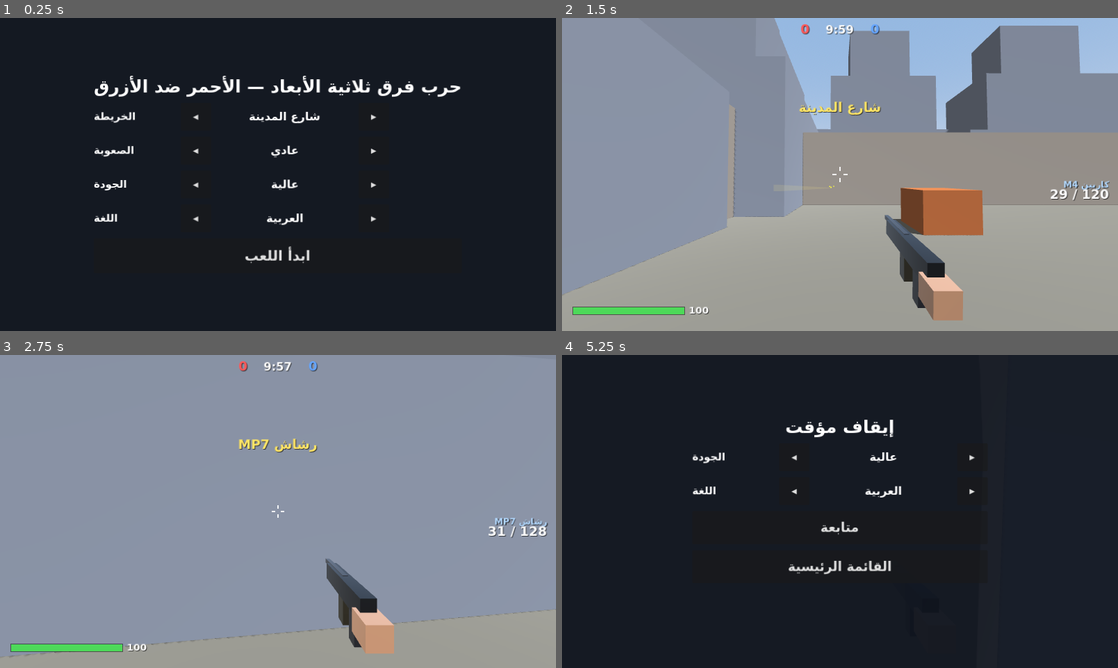
Above: before the commit, frames 1-4 (two rows, left to right).
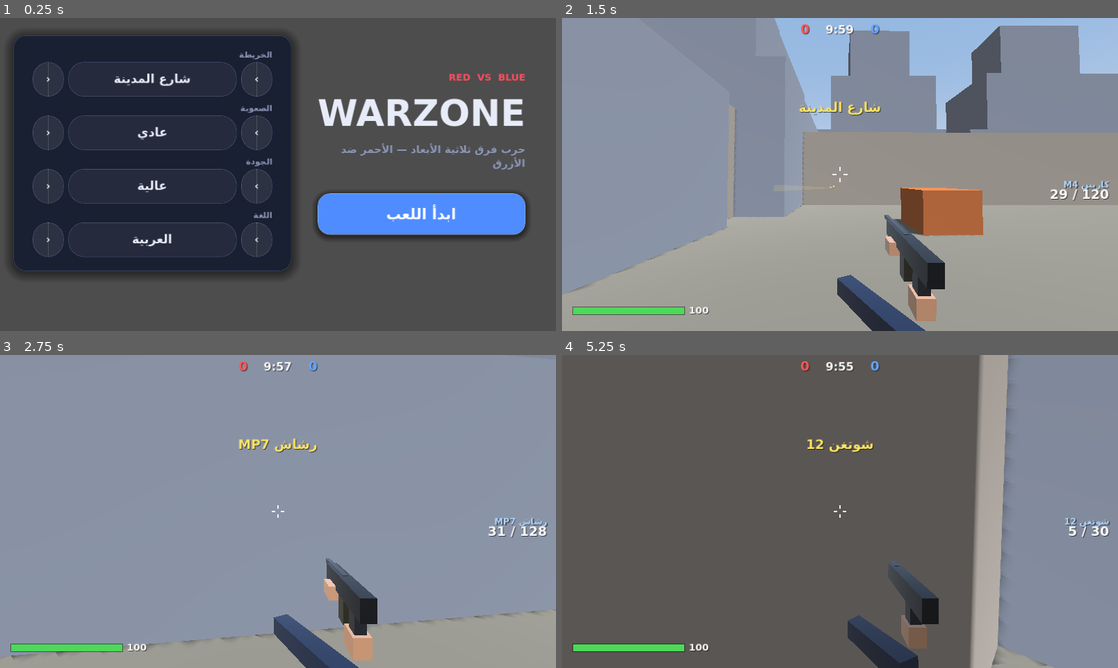
Above: after the commit, the same moments.

Repository: 20091211mn/war
Game: Godot game, scene res://scenes/Main.tscn
Two runs of this game, one before a commit and one after it. Both use one fixed random seed, a clock stepped at 60 frames per second and the inputs below.
Inputs (mouse positions are in pixels of both pictures, inside the frame that each line leads up to):
- Up to frame 1 (0.25 s): no input
- Up to frame 2 (1.5 s): click "ابدأ اللعب" at 0.5 s; tap Enter at 1.25 s; move the mouse to (962, 158) at 1.27 s; hold D from 1.28 s (still down); tap R at 1.35 s; click (962, 158) at 1.42 s
- Up to frame 3 (2.75 s): tap Space at 1.52, 2.27 s; move the mouse to (250, 511) at 2.02 s; release D at 2.03 s; hold W from 2.03 s (still down); tap Q at 2.1 s; click (250, 511) at 2.17 s
- Up to frame 4 (5.25 s): move the mouse to (851, 505) at 2.77 s; tap Shift at 2.85 s; click (851, 505) at 2.92 s; move the mouse to (834, 517) at 3.52 s; tap R at 3.6 s; click (834, 517) at 3.67 s; tap Space at 3.77, 4.52 s; move the mouse to (878, 514) at 4.27 s; tap Q at 4.35 s; click (878, 514) at 4.42 s; tap Escape at 4.9 s; release W at 5 s; click (984, 545) at 5 s, where only the run after the commit has a clickable "متابعة"

The runs differ from the first frame. In frame 1, 80% of the frame differs, in the area x 0-100%, y 0-100%; in frame 2, 2.9%; in frame 3, 2.5%; in frame 4, 99%.

Commit message:
Godot: modern UI theme, press-mode buttons, viewmodel arms/sway/reload/draw/flash, mobile perf defaults
Co-Authored-By: Claude Sonnet 5.5 <noreply@anthropic.com>
Claude-Session: https://claude.ai/code/session_01NZidn757sG3Ws4ow1mscpJ

Diff:
--- a/godot/scripts/Main.gd
+++ b/godot/scripts/Main.gd
@@ -23,6 +23,7 @@
 var time := 0.0
 var show_touch := false
 var ui: CanvasLayer
+var ui_root: Control
 var menu_root: Control
 var pause_root: Control
 var over_label: Label
@@ -31,13 +32,16 @@
 var selftest := false
 var test_frames := 0
 var shot_path := ""
+var menu_shot := ""
+var _mf := 0
 
 func _ready() -> void:
 	var f := FileAccess.open("res://data/game.json", FileAccess.READ)
 	data = JSON.parse_string(f.get_as_text())
 	maps = data["maps"]; weapons = data["weapons"]
 	_make_sfx()
-	ui = CanvasLayer.new(); ui.layer = 10; add_child(ui)
+	ui = CanvasLayer.new(); ui.layer = 10; ui.process_mode = Node.PROCESS_MODE_ALWAYS; add_child(ui)
+	ui_root = Control.new(); ui_root.theme = UiTheme.make(); ui_root.mouse_filter = Control.MOUSE_FILTER_IGNORE; ui.add_child(ui_root)
 	hud = Hud.new(); hud.game = self; ui.add_child(hud)
 	Settings.changed.connect(_on_settings)
 	_build_menu(); _build_pause()
@@ -46,6 +50,7 @@
 	selftest = "--selftest" in args
 	for a in args:
 		if a.begins_with("--shot="): shot_path = a.substr(7)
+		if a.begins_with("--menushot="): menu_shot = a.substr(11)
 		if a.begins_with("--quality="): Settings.quality = int(a.substr(10))
 		if a.begins_with("--lang="): Settings.lang = int(a.substr(7))
 		if a.begins_with("--map="): map_idx = int(a.substr(6))
@@ -79,63 +84,99 @@
 	var p := AudioStreamPlayer3D.new(); p.stream = sfx[name]; p.unit_size = 14.0; p.max_distance = 140.0; add_child(p); p.global_position = pos; p.play()
 	p.finished.connect(p.queue_free)
 
-# ---------------------------------------------------------------- القوائم
-func _cycler(parent: Control, label_ar: String, get_text: Callable, step: Callable) -> Dictionary:
-	var row := HBoxContainer.new(); row.add_theme_constant_override("separation", 10); parent.add_child(row)
-	var lab := Label.new(); lab.custom_minimum_size = Vector2(190, 0); lab.add_theme_font_size_override("font_size", 24); row.add_child(lab)
-	var lb := Button.new(); lb.text = "◀"; lb.custom_minimum_size = Vector2(70, 64); row.add_child(lb)
-	var val := Label.new(); val.custom_minimum_size = Vector2(320, 0); val.horizontal_alignment = HORIZONTAL_ALIGNMENT_CENTER; val.vertical_alignment = VERTICAL_ALIGNMENT_CENTER; val.add_theme_font_size_override("font_size", 26); row.add_child(val)
-	var rb := Button.new(); rb.text = "▶"; rb.custom_minimum_size = Vector2(70, 64); row.add_child(rb)
+# ---------------------------------------------------------------- القوائم (واجهة حديثة)
+var _rows: Array = []
+var _title: Label
+var _sub: Label
+var _start_btn: Button
+var _res_btn: Button
+var _menu_btn: Button
+var _pause_title: Label
+
+func _card(parent: Control, min_w := 0.0) -> VBoxContainer:
+	var pc := PanelContainer.new(); pc.add_theme_stylebox_override("panel", UiTheme.flat(UiTheme.CARD, 28, UiTheme.BORDER, 1, 24)); pc.custom_minimum_size = Vector2(min_w, 0)
+	parent.add_child(pc)
+	var m := MarginContainer.new(); m.add_theme_constant_override("margin_left", 26); m.add_theme_constant_override("margin_right", 26); m.add_theme_constant_override("margin_top", 22); m.add_theme_constant_override("margin_bottom", 22); pc.add_child(m)
+	var vb := VBoxContainer.new(); vb.add_theme_constant_override("separation", 14); m.add_child(vb); return vb
+
+func _chev(txt: String) -> Button:
+	var b := Button.new(); b.text = txt; b.custom_minimum_size = Vector2(72, 72); UiTheme.juicy(b)
+	b.add_theme_stylebox_override("normal", UiTheme.flat(Color(1, 1, 1, 0.08), 36, UiTheme.BORDER, 1)); b.add_theme_stylebox_override("hover", UiTheme.flat(Color(1, 1, 1, 0.16), 36, UiTheme.ACCENT, 1)); b.add_theme_stylebox_override("pressed", UiTheme.flat(UiTheme.ACCENT, 36))
+	return b
+
+func _cycler(parent: Control, label_ar: String, get_text: Callable, step: Callable) -> void:
+	var box := VBoxContainer.new(); box.add_theme_constant_override("separation", 4); parent.add_child(box)
+	var lab := Label.new(); lab.add_theme_font_size_override("font_size", 19); lab.add_theme_color_override("font_color", UiTheme.MUTED); box.add_child(lab)
+	var row := HBoxContainer.new(); row.add_theme_constant_override("separation", 10); box.add_child(row)
+	var lb := _chev("‹"); row.add_child(lb)
+	var pc := PanelContainer.new(); pc.size_flags_horizontal = Control.SIZE_EXPAND_FILL; pc.add_theme_stylebox_override("panel", UiTheme.flat(Color(1, 1, 1, 0.05), 36, UiTheme.BORDER, 1)); row.add_child(pc)
+	var val := Label.new(); val.horizontal_alignment = HORIZONTAL_ALIGNMENT_CENTER; val.vertical_alignment = VERTICAL_ALIGNMENT_CENTER; val.add_theme_font_size_override("font_size", 28); val.custom_minimum_size = Vector2(0, 60); pc.add_child(val)
+	var rb := _chev("›"); row.add_child(rb)
 	lb.pressed.connect(func(): step.call(-1); _refresh())
 	rb.pressed.connect(func(): step.call(1); _refresh())
-	return {"lab": lab, "val": val, "ar": label_ar, "get": get_text}
-
-var _rows: Array = []
-var _title: Label
-var _start_btn: Button
-
-func _panel() -> Array:
-	var root := Control.new(); root.set_anchors_preset(Control.PRESET_FULL_RECT)
-	var bg := ColorRect.new(); bg.color = Color(0.06, 0.08, 0.12, 0.92); bg.set_anchors_preset(Control.PRESET_FULL_RECT); root.add_child(bg)
-	var cc := CenterContainer.new(); cc.set_anchors_preset(Control.PRESET_FULL_RECT); root.add_child(cc)
-	var vb := VBoxContainer.new(); vb.add_theme_constant_override("separation", 14); cc.add_child(vb)
-	return [root, vb]
+	_rows.append({"lab": lab, "val": val, "ar": label_ar, "get": get_text})
+
+func _bg_layer(root: Control, dim: bool) -> void:
+	var bg := ColorRect.new(); bg.set_anchors_preset(Control.PRESET_FULL_RECT); root.add_child(bg)
+	if dim: bg.color = Color(0.02, 0.03, 0.07, 0.78)
+	else:
+		var sh := Shader.new(); sh.code = UiTheme.BG_SHADER; var mat := ShaderMaterial.new(); mat.shader = sh; bg.material = mat; bg.color = Color.WHITE
+
+func _settings_rows(vb: Control, with_map: bool) -> void:
+	if with_map:
+		_cycler(vb, "الخريطة", func(): return Settings.t(maps[map_idx]["name"]), func(d): map_idx = (map_idx + d + maps.size() - 1) % (maps.size() - 1))
+		_cycler(vb, "الصعوبة", func(): return Settings.t(["سهل", "عادي", "صعب"][diff]), func(d): diff = (diff + d + 3) % 3)
+	_cycler(vb, "الجودة", func(): return Settings.t(Settings.QUALS[Settings.quality]), func(d): Settings.quality = (Settings.quality + d + 5) % 5; Settings.save())
+	_cycler(vb, "اللغة", func(): return Settings.LANGS[Settings.lang], func(d): Settings.lang = (Settings.lang + d + 3) % 3; Settings.save())
 
 func _build_menu() -> void:
-	var pr := _panel(); menu_root = pr[0]; var vb: VBoxContainer = pr[1]; ui.add_child(menu_root)
-	_title = Label.new(); _title.horizontal_alignment = HORIZONTAL_ALIGNMENT_CENTER; _title.add_theme_font_size_override("font_size", 40); vb.add_child(_title)
-	_rows.append(_cycler(vb, "الخريطة", func(): return Settings.t(maps[map_idx]["name"]), func(d): map_idx = (map_idx + d + maps.size() - 1) % (maps.size() - 1)))  # بلا خريطة الطيران
-	_rows.append(_cycler(vb, "الصعوبة", func(): return Settings.t(["سهل", "عادي", "صعب"][diff]), func(d): diff = (diff + d + 3) % 3))
-	_rows.append(_cycler(vb, "الجودة", func(): return Settings.t(Settings.QUALS[Settings.quality]), func(d): Settings.quality = (Settings.quality + d + 5) % 5; Settings.save()))
-	_rows.append(_cycler(vb, "اللغة", func(): return Settings.LANGS[Settings.lang], func(d): Settings.lang = (Settings.lang + d + 3) % 3; Settings.save()))
-	_start_btn = Button.new(); _start_btn.custom_minimum_size = Vector2(0, 80); _start_btn.add_theme_font_size_override("font_size", 32); _start_btn.pressed.connect(start_match); vb.add_child(_start_btn)
+	menu_root = Control.new(); menu_root.name = "Menu"; ui_root.add_child(menu_root); _bg_layer(menu_root, false)
+	var mg := MarginContainer.new(); mg.set_anchors_preset(Control.PRESET_FULL_RECT)
+	for k in ["left", "right"]: mg.add_theme_constant_override("margin_" + k, 70)
+	for k in ["top", "bottom"]: mg.add_theme_constant_override("margin_" + k, 40)
+	menu_root.add_child(mg)
+	var hb := HBoxContainer.new(); hb.add_theme_constant_override("separation", 60); mg.add_child(hb)
+	# ---- اليسار: الشعار + زر البدء ----
+	var left := VBoxContainer.new(); left.size_flags_horizontal = Control.SIZE_EXPAND_FILL; left.alignment = BoxContainer.ALIGNMENT_CENTER; left.add_theme_constant_override("separation", 18); hb.add_child(left)
+	var tag := Label.new(); tag.text = "RED  VS  BLUE"; tag.add_theme_font_size_override("font_size", 22); tag.add_theme_color_override("font_color", UiTheme.ACCENT2); left.add_child(tag)
+	_title = Label.new(); _title.text = "WARZONE"; _title.add_theme_font_size_override("font_size", 84); left.add_child(_title)
+	_sub = Label.new(); _sub.add_theme_font_size_override("font_size", 24); _sub.add_theme_color_override("font_color", UiTheme.MUTED); _sub.autowrap_mode = TextServer.AUTOWRAP_WORD_SMART; left.add_child(_sub)
+	var sp := Control.new(); sp.custom_minimum_size = Vector2(0, 18); left.add_child(sp)
+	_start_btn = Button.new(); _start_btn.custom_minimum_size = Vector2(0, 96); _start_btn.add_theme_font_size_override("font_size", 34); UiTheme.style_accent(_start_btn); UiTheme.juicy(_start_btn); _start_btn.pressed.connect(start_match); left.add_child(_start_btn)
+	# ---- اليمين: بطاقة الإعدادات ----
+	var right := _card(hb, 640); right.get_parent().get_parent().size_flags_vertical = Control.SIZE_SHRINK_CENTER
+	_settings_rows(right, true)
 	_refresh()
 
 func _build_pause() -> void:
-	var pr := _panel(); pause_root = pr[0]; var vb: VBoxContainer = pr[1]; ui.add_child(pause_root)
-	var l := Label.new(); l.name = "T"; l.horizontal_alignment = HORIZONTAL_ALIGNMENT_CENTER; l.add_theme_font_size_override("font_size", 40); vb.add_child(l)
-	_rows.append(_cycler(vb, "الجودة", func(): return Settings.t(Settings.QUALS[Settings.quality]), func(d): Settings.quality = (Settings.quality + d + 5) % 5; Settings.save()))
-	_rows.append(_cycler(vb, "اللغة", func(): return Settings.LANGS[Settings.lang], func(d): Settings.lang = (Settings.lang + d + 3) % 3; Settings.save()))
-	var r := Button.new(); r.name = "R"; r.custom_minimum_size = Vector2(0, 76); r.add_theme_font_size_override("font_size", 30); r.pressed.connect(resume); vb.add_child(r)
-	var m := Button.new(); m.name = "M"; m.custom_minimum_size = Vector2(0, 76); m.add_theme_font_size_override("font_size", 30); m.pressed.connect(_show_menu); vb.add_child(m)
-	over_label = Label.new(); over_label.horizontal_alignment = HORIZONTAL_ALIGNMENT_CENTER; over_label.add_theme_font_size_override("font_size", 34); vb.add_child(over_label)
+	pause_root = Control.new(); pause_root.name = "Pause"; ui_root.add_child(pause_root); _bg_layer(pause_root, true)
+	var cc := CenterContainer.new(); cc.set_anchors_preset(Control.PRESET_FULL_RECT); pause_root.add_child(cc)
+	var vb := _card(cc, 620)
+	_pause_title = Label.new(); _pause_title.horizontal_alignment = HORIZONTAL_ALIGNMENT_CENTER; _pause_title.add_theme_font_size_override("font_size", 44); vb.add_child(_pause_title)
+	over_label = Label.new(); over_label.horizontal_alignment = HORIZONTAL_ALIGNMENT_CENTER; over_label.add_theme_font_size_override("font_size", 34); over_label.add_theme_color_override("font_color", UiTheme.ACCENT2); vb.add_child(over_label)
+	_settings_rows(vb, false)
+	_res_btn = Button.new(); _res_btn.custom_minimum_size = Vector2(0, 80); _res_btn.add_theme_font_size_override("font_size", 30); UiTheme.style_accent(_res_btn); UiTheme.juicy(_res_btn); _res_btn.pressed.connect(resume); vb.add_child(_res_btn)
+	_menu_btn = Button.new(); _menu_btn.custom_minimum_size = Vector2(0, 72); _menu_btn.add_theme_font_size_override("font_size", 26); UiTheme.style_ghost(_menu_btn); UiTheme.juicy(_menu_btn); _menu_btn.pressed.connect(_show_menu); vb.add_child(_menu_btn)
 
 func _refresh() -> void:
-	_title.text = Settings.t("حرب فرق ثلاثية الأبعاد — الأحمر ضد الأزرق")
+	if _title == null: return
+	_sub.text = Settings.t("حرب فرق ثلاثية الأبعاد — الأحمر ضد الأزرق")
 	_start_btn.text = Settings.t("ابدأ اللعب")
 	for r in _rows:
 		r["lab"].text = Settings.t(r["ar"]); r["val"].text = r["get"].call()
-	if pause_root == null: return
-	var vb: Node = pause_root.get_child(1).get_child(0)
-	(vb.get_node("T") as Label).text = Settings.t("إيقاف مؤقت")
-	(vb.get_node("R") as Button).text = Settings.t("متابعة")
-	(vb.get_node("M") as Button).text = Settings.t("القائمة الرئيسية")
+	if _pause_title != null:
+		_pause_title.text = Settings.t("إيقاف مؤقت"); _res_btn.text = Settings.t("متابعة"); _menu_btn.text = Settings.t("القائمة الرئيسية")
+	var rtl := Settings.lang == 0
+	ui_root.layout_direction = Control.LAYOUT_DIRECTION_RTL if rtl else Control.LAYOUT_DIRECTION_LTR
 
 func _on_settings() -> void:
 	_refresh(); apply_quality()
 
+func _fade_in(c: Control) -> void:
+	c.modulate.a = 0.0; var tw := c.create_tween(); tw.tween_property(c, "modulate:a", 1.0, 0.18)
+
 func _show_menu() -> void:
-	state = "menu"; menu_root.visible = true; pause_root.visible = false; hud.visible = false
+	state = "menu"; menu_root.visible = true; _fade_in(menu_root); pause_root.visible = false; hud.visible = false; map_info.clear()
 	Input.mouse_mode = Input.MOUSE_MODE_VISIBLE; get_tree().paused = false
 	if world != null: world.queue_free(); world = null
 	for f in fighters: if is_instance_valid(f): f.queue_free()
@@ -143,7 +184,7 @@
 
 func open_pause() -> void:
 	if state != "play": return
-	state = "pause"; pause_root.visible = true; get_tree().paused = true; Input.mouse_mode = Input.MOUSE_MODE_VISIBLE; hud.mouse_look = false
+	state = "pause"; pause_root.visible = true; over_label.text = ""; _fade_in(pause_root); get_tree().paused = true; Input.mouse_mode = Input.MOUSE_MODE_VISIBLE; hud.mouse_look = false
 	inp["fire"] = false; inp["mv"] = Vector2.ZERO; _refresh()
 
 func resume() -> void:
@@ -254,14 +295,13 @@
 	var vp := get_viewport()
 	vp.scaling_3d_scale = Settings.res_scale()
 	vp.msaa_3d = Viewport.MSAA_2X if Settings.msaa() > 0 else Viewport.MSAA_DISABLED
-	if map_info.has("sun"):
+	if map_info.has("sun") and is_instance_valid(map_info["sun"]) and world != null:
 		(map_info["sun"] as DirectionalLight3D).shadow_enabled = Settings.shadows()
 		var th: Dictionary = map_info["theme"]; var env: Environment = map_info["env"]
 		var k := Settings.fog_k()
 		env.fog_depth_begin = float(th["fogN"]) * k; env.fog_depth_end = float(th["fogF"]) * k
 		env.fog_mode = Environment.FOG_MODE_DEPTH; env.fog_depth_curve = 1.0; env.fog_density = 1.0
-		(world.get_node("Env") as WorldEnvironment).environment = env
-	if world != null and scenery != null: build_scenery()
+	if world != null and scenery != null and is_instance_valid(scenery): build_scenery()
 
 var _tree_shader: Shader
 func _get_tree_shader() -> Shader:
@@ -343,8 +383,12 @@
 
 # ---------------------------------------------------------------- الحلقة
 func _process(_dt: float) -> void:
+	if menu_shot != "":
+		_mf += 1
+		if _mf == 30:
+			get_viewport().get_texture().get_image().save_png(menu_shot); get_tree().quit(0)
 	var vs := get_viewport().get_visible_rect().size
-	for c in [hud, menu_root, pause_root]:
+	for c in [hud, ui_root]:
 		if c != null and c.size != vs: c.position = Vector2.ZERO; c.size = vs
 
 func _physics_process(dt: float) -> void:
--- a/godot/scripts/MapBuilder.gd
+++ b/godot/scripts/MapBuilder.gd
@@ -42,7 +42,7 @@
 	var we := WorldEnvironment.new(); we.environment = env; we.name = "Env"; root.add_child(we)
 	var sun := DirectionalLight3D.new(); sun.name = "Sun"
 	var sd: Array = th["sun"]; var dir := Vector3(sd[0], sd[1], sd[2]).normalized()
-	sun.light_energy = float(th["sunI"]) * 0.45; sun.directional_shadow_max_distance = 90.0; sun.shadow_bias = 0.05
+	sun.light_energy = float(th["sunI"]) * 0.45; sun.directional_shadow_max_distance = 55.0; sun.directional_shadow_mode = DirectionalLight3D.SHADOW_ORTHOGONAL; sun.shadow_bias = 0.05
 	root.add_child(sun); sun.look_at_from_position(dir * 50.0, Vector3.ZERO, Vector3.UP)
 	out["env"] = env; out["sun"] = sun; out["theme"] = th
 	return out
--- a/godot/scripts/Player.gd
+++ b/godot/scripts/Player.gd
@@ -12,6 +12,9 @@
 var vy := 0.0
 var sprinting := false
 var gun_parts: Node3D
+var sway := Vector2.ZERO
+var draw_t := 0.0
+var flash: MeshInstance3D
 
 func _ready() -> void:
 	collision_layer = 2; collision_mask = 1
@@ -41,13 +44,21 @@
 	_part(Vector3(0.05, 0.13, 0.06), Vector3(0, -0.11, -L * 0.2), Color(0.18, 0.18, 0.2))     # القبضة
 	if kind in ["rifle", "dmr", "lmg", "sniper", "smg"]: _part(Vector3(0.045, 0.12, 0.07), Vector3(0, -0.11, -L * 0.5), Color(0.22, 0.2, 0.15))
 	if kind in ["sniper", "dmr"]: _part(Vector3(0.05, 0.05, 0.28), Vector3(0, H * 0.8, -L * 0.45), Color(0.08, 0.08, 0.09))
-	_part(Vector3(0.09, 0.09, 0.12), Vector3(0.0, -0.05, 0.02), Color(0.78, 0.6, 0.48))        # يد
+	var skin := Color(0.78, 0.6, 0.48); var sleeve := Color(0.16, 0.2, 0.3)
+	_part(Vector3(0.075, 0.085, 0.1), Vector3(0.0, -0.17, -L * 0.2), skin)                    # يد القبضة
+	_part(Vector3(0.085, 0.09, 0.42), Vector3(0.05, -0.27, 0.12), sleeve).rotation.x = -0.35  # ساعد أيمن
+	_part(Vector3(0.07, 0.07, 0.11), Vector3(-0.03, -0.06, -L * 0.72), skin)                  # يد الإسناد
+	_part(Vector3(0.08, 0.08, 0.5), Vector3(-0.2, -0.2, -L * 0.2), sleeve).rotation = Vector3(-0.1, 0.45, 0) # ساعد أيسر
+	flash = _part(Vector3(0.1, 0.1, 0.1), Vector3(0, H * 0.4, -L * 1.25), Color(1, 0.85, 0.4))
+	var fm := flash.material_override as StandardMaterial3D
+	fm.emission_enabled = true; fm.emission = Color(1, 0.7, 0.2); fm.emission_energy_multiplier = 3.0; flash.visible = false
+	draw_t = 1.0
 	gun_parts.position = Vector3(0.2, -0.22, -0.45); gun_parts.scale = Vector3.ONE * 0.62
 
-func _part(sz: Vector3, pos: Vector3, c: Color) -> void:
+func _part(sz: Vector3, pos: Vector3, c: Color) -> MeshInstance3D:
 	var mi := MeshInstance3D.new(); var bm := BoxMesh.new(); bm.size = sz; mi.mesh = bm; mi.position = pos
 	var m := StandardMaterial3D.new(); m.albedo_color = c; m.roughness = 0.5; m.metallic = 0.4; mi.material_override = m
-	mi.cast_shadow = GeometryInstance3D.SHADOW_CASTING_SETTING_OFF; gun_parts.add_child(mi)
+	mi.cast_shadow = GeometryInstance3D.SHADOW_CASTING_SETTING_OFF; gun_parts.add_child(mi); return mi
 
 func _physics_process(dt: float) -> void:
 	super._physics_process(dt)
@@ -82,10 +93,18 @@
 	bob += spd * dt * 1.6
 	# ---- سلاح ----
 	kick = maxf(0.0, kick - dt * 8.0)
+	sway = sway.lerp(Vector2.ZERO, minf(1.0, dt * 8.0)) + look * 0.0005
+	sway = sway.clamp(Vector2(-0.04, -0.04), Vector2(0.04, 0.04))
+	draw_t = maxf(0.0, draw_t - dt * 3.5)
+	var rl := 0.0
+	if reload_t > 0.0:
+		var tot := maxf(0.1, float(weapon()["reload"])); rl = sin(clampf(1.0 - reload_t / tot, 0.0, 1.0) * PI)
+	if flash: flash.visible = kick > 0.8
 	var tgt_pos := Vector3(0.0, -0.13, -0.42) if ads else Vector3(0.2, -0.22, -0.45)
+	tgt_pos += Vector3(-sway.x, sway.y, 0) * (0.3 if ads else 1.0) + Vector3(0, -0.35 * draw_t - 0.16 * rl, 0)
 	var bobv := Vector3(sin(bob) * 0.006, absf(cos(bob)) * 0.008, 0) * (1.0 if is_on_floor() else 0.0) * clampf(spd / 4.6, 0, 1.4)
 	gun_parts.position = gun_parts.position.lerp(tgt_pos + bobv + Vector3(0, 0, kick * 0.04), minf(1.0, dt * 14.0))
-	gun_parts.rotation.x = lerpf(gun_parts.rotation.x, (-0.35 if sprinting else 0.0) + kick * 0.06, minf(1.0, dt * 10.0))
+	gun_parts.rotation.x = lerpf(gun_parts.rotation.x, (-0.35 if sprinting else 0.0) + kick * 0.06 + rl * 0.5 + draw_t * 0.6, minf(1.0, dt * 10.0))
 	var z := float(weapon()["zoom"])
 	var tfov := 75.0 / (z if ads and z > 1.0 else 1.0)
 	cam.fov = lerpf(cam.fov, tfov, minf(1.0, dt * 14.0))
--- a/godot/scripts/Settings.gd
+++ b/godot/scripts/Settings.gd
@@ -1,7 +1,7 @@
 extends Node
 # إعدادات اللعبة: الجودة (0..4) واللغة (0 عربي، 1 English، 2 Español) — تُحفظ في user://settings.cfg
 signal changed
-var quality := 3
+var quality := (2 if OS.has_feature("mobile") else 3)
 var lang := 0
 var LANGS := ["العربية", "English", "Español"]
 var QUALS := ["ضعيفة جداً", "ضعيفة", "متوسطة", "عالية", "فائقة"]
@@ -13,7 +13,7 @@
 	if f: _tab = JSON.parse_string(f.get_as_text())
 	var c := ConfigFile.new()
 	if c.load(CFG) == OK:
-		quality = clampi(int(c.get_value("g", "quality", 3)), 0, 4)
+		quality = clampi(int(c.get_value("g", "quality", quality)), 0, 4)
 		lang = clampi(int(c.get_value("g", "lang", 0)), 0, 2)
 	_apply_locale()
 
@@ -33,7 +33,7 @@
 # إعدادات الرسم حسب الجودة
 func res_scale() -> float: return [0.5, 0.65, 0.8, 1.0, 1.0][quality]
 func shadows() -> bool: return quality >= 2
-func msaa() -> int: return 2 if quality >= 3 else 0
+func msaa() -> int: return 2 if quality >= 4 else 0
 func fog_k() -> float: return [0.45, 0.7, 1.0, 1.5, 2.2][quality]
 func trees() -> int: return [0, 0, 10, 28, 60][quality]
 func windows() -> int: return [0, 0, 0, 150, 300][quality]
--- /dev/null
+++ b/godot/scripts/UiTheme.gd
@@ -0,0 +1,55 @@
+class_name UiTheme
+extends RefCounted
+# مظهر واجهة حديث: بطاقات زجاجية مدوّرة، لون مميّز أزرق، أزرار بيضاوية مع ظلال وتأثير ضغط
+
+const BG := Color("0b1020")
+const CARD := Color(0.09, 0.12, 0.2, 0.86)
+const BORDER := Color(0.28, 0.35, 0.55, 0.55)
+const ACCENT := Color("4f8cff")
+const ACCENT2 := Color("ff4d5e")
+const TEXT := Color("e8ecf8")
+const MUTED := Color("8b95b5")
+
+static func flat(bg: Color, radius := 18, border := Color(0, 0, 0, 0), bw := 0, shadow := 0) -> StyleBoxFlat:
+	var s := StyleBoxFlat.new(); s.bg_color = bg
+	s.set_corner_radius_all(radius)
+	s.set_border_width_all(bw); s.border_color = border
+	if shadow > 0: s.shadow_size = shadow; s.shadow_color = Color(0, 0, 0, 0.45); s.shadow_offset = Vector2(0, 4)
+	s.content_margin_left = 18; s.content_margin_right = 18; s.content_margin_top = 10; s.content_margin_bottom = 10
+	return s
+
+static func make() -> Theme:
+	var t := Theme.new()
+	t.set_default_font_size(24)
+	t.set_color("font_color", "Label", TEXT)
+	t.set_color("font_color", "Button", TEXT); t.set_color("font_hover_color", "Button", Color.WHITE); t.set_color("font_pressed_color", "Button", Color.WHITE)
+	t.set_stylebox("normal", "Button", flat(Color(0.16, 0.2, 0.32, 0.95), 16, BORDER, 1))
+	t.set_stylebox("hover", "Button", flat(Color(0.2, 0.26, 0.42, 0.98), 16, ACCENT, 1))
+	t.set_stylebox("pressed", "Button", flat(ACCENT, 16))
+	t.set_stylebox("focus", "Button", StyleBoxEmpty.new())
+	return t
+
+static func accent_button() -> Array:
+	return [flat(ACCENT, 28, Color(1, 1, 1, 0.25), 1, 14), flat(Color("6a9dff"), 28, Color(1, 1, 1, 0.4), 1, 18), flat(Color("3868cc"), 28, Color(1, 1, 1, 0.25), 1, 6)]
+
+static func style_accent(b: Button) -> void:
+	var st := accent_button()
+	b.add_theme_stylebox_override("normal", st[0]); b.add_theme_stylebox_override("hover", st[1]); b.add_theme_stylebox_override("pressed", st[2])
+	b.add_theme_color_override("font_color", Color.WHITE)
+
+static func style_ghost(b: Button) -> void:
+	b.add_theme_stylebox_override("normal", flat(Color(1, 1, 1, 0.06), 28, BORDER, 1))
+	b.add_theme_stylebox_override("hover", flat(Color(1, 1, 1, 0.12), 28, ACCENT, 1))
+	b.add_theme_stylebox_override("pressed", flat(Color(1, 1, 1, 0.2), 28))
+
+# ضغط فوري + تأثير تصغير بسيط
+static func juicy(b: Button) -> void:
+	b.focus_mode = Control.FOCUS_NONE
+	b.action_mode = BaseButton.ACTION_MODE_BUTTON_PRESS
+	b.resized.connect(func(): b.pivot_offset = b.size * 0.5)
+	b.button_down.connect(func():
+		var tw := b.create_tween(); tw.tween_property(b, "scale", Vector2(0.95, 0.95), 0.05))
+	b.button_up.connect(func():
+		var tw := b.create_tween(); tw.tween_property(b, "scale", Vector2.ONE, 0.08))
+
+const BG_SHADER := "shader_type canvas_item;\nvoid fragment(){ vec2 uv = UV; float t = TIME*0.15; vec3 col = vec3(0.04,0.06,0.13); col += vec3(0.9,0.2,0.25)*0.20*smoothstep(0.65,0.0,distance(uv,vec2(0.12+0.05*sin(t),0.18+0.1*cos(t*1.3)))); col += vec3(0.2,0.45,1.0)*0.24*smoothstep(0.75,0.0,distance(uv,vec2(0.88+0.05*cos(t*0.9),0.82+0.08*sin(t)))); col += 0.012*step(0.97, fract(uv.x*48.0+uv.y*6.0)); COLOR = vec4(col,1.0); }"
